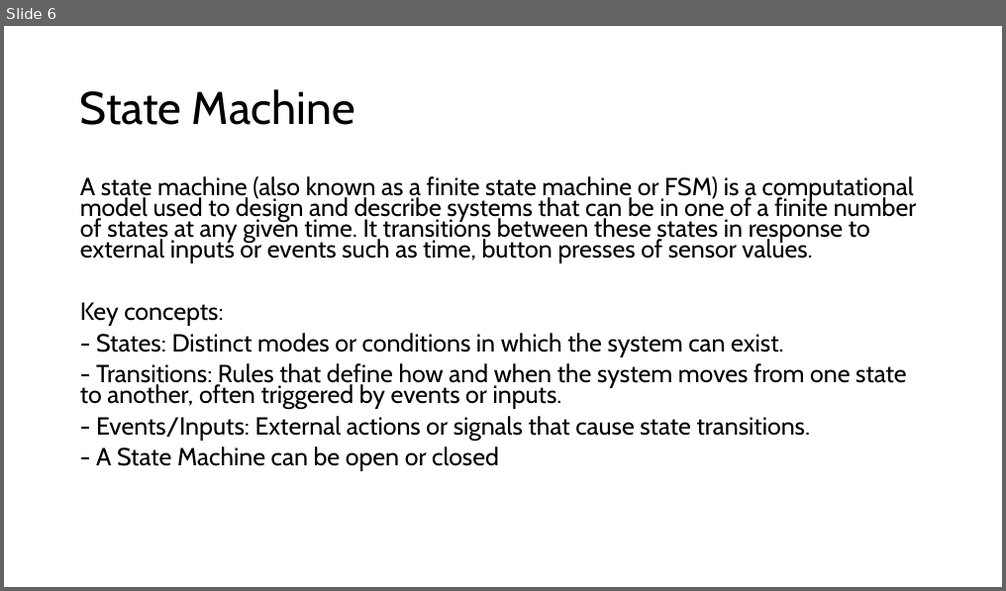
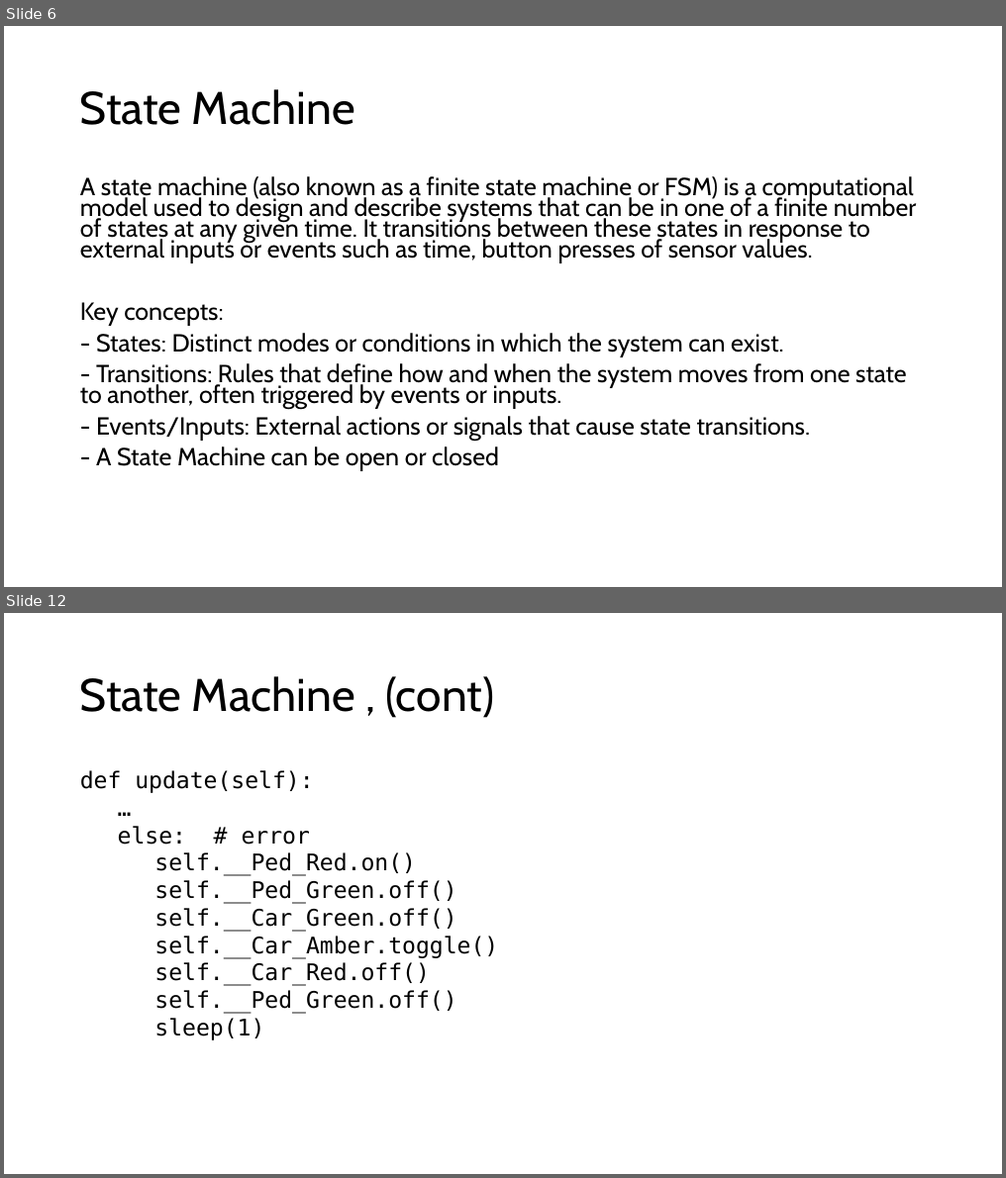
Before and after one commit to TempeHS/MicroPython_OOP_Pi_Pico_Mini_Project_Source, a slide deck: tutorials/presentations/Lecture7.pptx. Shown one above the other, each under a label of ours: slide 6 before the commit, slides 6 and 12 after it; the slides between them are not shown. The pictures are 1006x591 and 1006x1178 pixels, drawn with LibreOffice and Linux fonts; fonts in the diff are those of the drawing. Boxes give left, top, right and bottom in pixels: in the first picture for what was removed or moved away, otherwise in the second. Text is boxed around its words. In the diff, an @@ line names an element or a change of style, - is before the commit and + after.

```diff
--- a/tutorials/presentations/Lecture7.pptx
+++ b/tutorials/presentations/Lecture7.pptx
@@ slide 12 added at bbox=[4, 613, 1002, 1174], background #FFFFFF @@
@@ title added at bbox=[80, 676, 494, 718], 44 pt, text #000000 @@
+State Machine , (cont)
@@ text added at bbox=[80, 770, 498, 1041], 22 pt, text #000000 @@
+def update(self):
+  …
+  else: # error
+    self.__Ped_Red.on()
+    self.__Ped_Green.off()
+    self.__Car_Green.off()
+    self.__Car_Amber.toggle()
+    self.__Car_Red.off()
+    self.__Ped_Green.off()
+    sleep(1)
```
Also in this commit, not shown: 1 slide changed, 7 other slides added, 1 slide removed, 16 other files.
